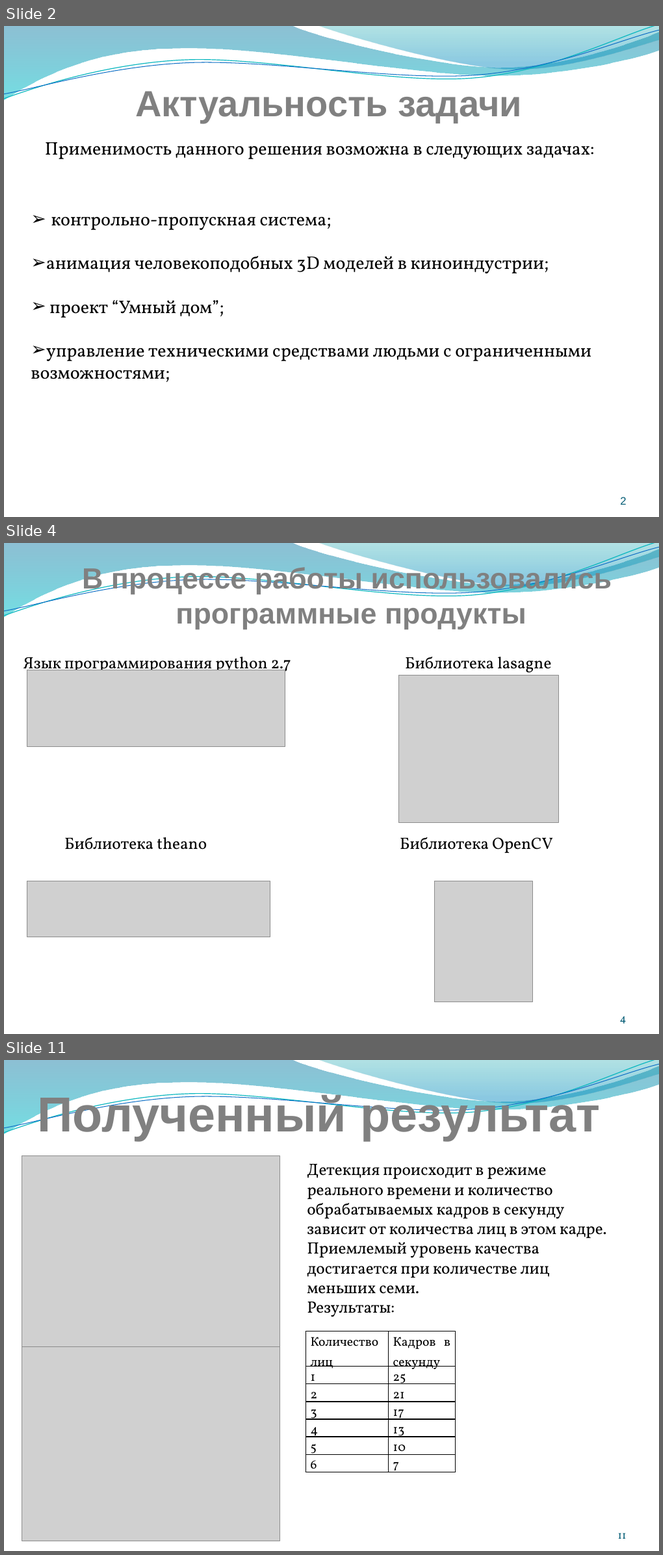
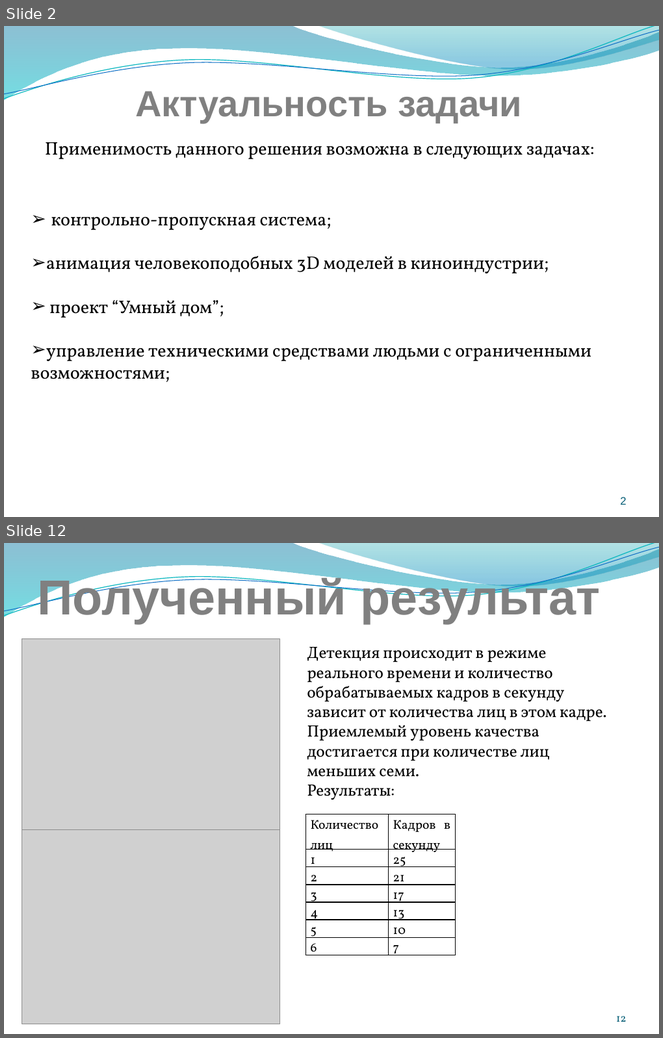
Before and after one commit to lao777/detectKeypointFace, a slide deck: text/Doklad.pptx. Shown one above the other, each under a label of ours: slides 2, 4 and 11 before the commit, slides 2 and 12 after it; the slides between them are not shown. The pictures are 663x1555 and 663x1038 pixels, drawn with LibreOffice and Linux fonts; fonts in the diff are those of the drawing; grey boxes stand for pictures. Boxes give left, top, right and bottom in pixels: in the first picture for what was removed or moved away, otherwise in the second. Text is boxed around its words. In the diff, an @@ line names an element or a change of style, - is before the commit and + after.

```diff
--- a/text/Doklad.pptx
+++ b/text/Doklad.pptx
@@ slide 4 removed at [4,543,659,1034], background #FFFFFF; not listed: 4 template elements that a slide beside it also shows @@
@@ text removed at [82,566,612,629] @@
-В процессе работы использовались
-программные продукты
@@ text removed at [24,657,291,676] @@
-Язык программирования python 2.7
@@ text removed at [405,657,551,676] @@
-Библиотека lasagne
@@ picture removed at [27,670,285,746] @@
@@ picture removed at [399,676,558,823] @@
@@ text removed at [64,837,207,850] @@
-Библиотека theano
@@ text removed at [400,837,553,853] @@
-Библиотека OpenCV
@@ picture removed at [27,882,270,938] @@
@@ picture removed at [434,882,532,1003] @@
@@ page number removed at [620,1016,627,1024] @@
-4
@@ what was slide 11 is now slide 12 @@
@@ page number at [616,1016,627,1022]: text changed @@
-11
+12
```
Also in this commit, not shown: 6 slides changed, 4 slides added, 2 other slides removed.
